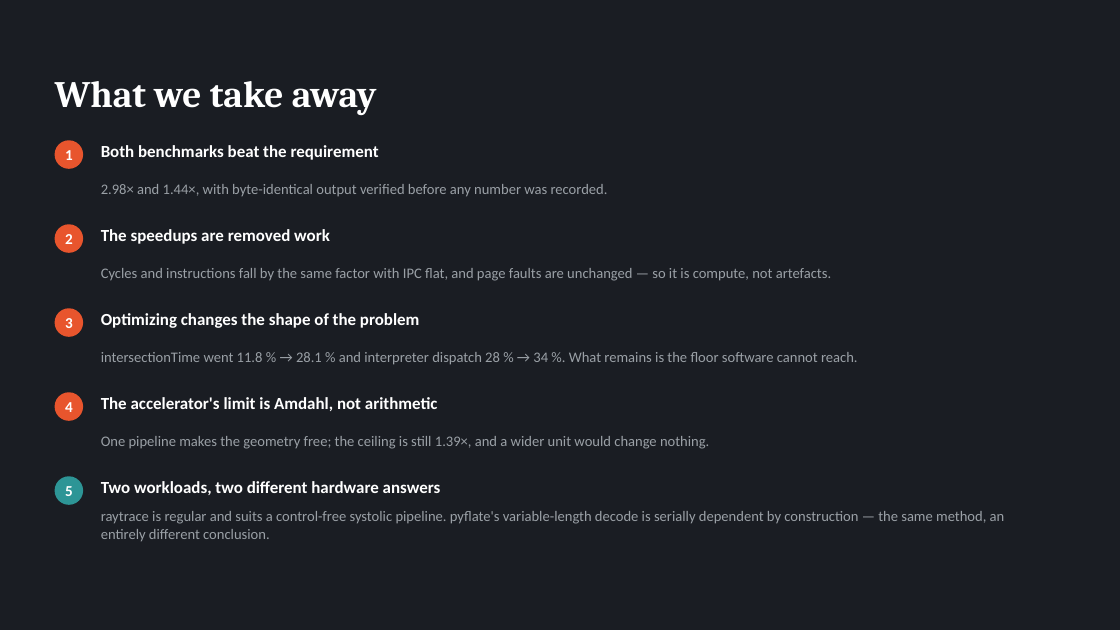
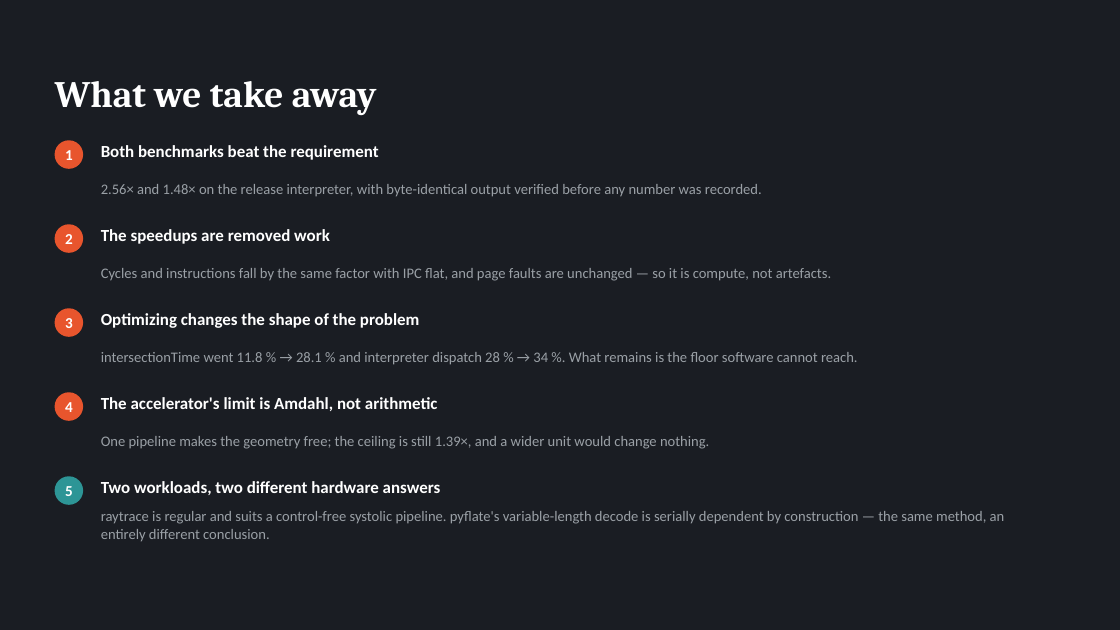
Before and after one commit to AhmadAbdAlhleem/hwsw-project, a slide deck: slide 20 of presentation.pptx (slide 19 before the commit). Drawn at 1120x630 pixels with LibreOffice and Linux fonts; fonts in the diff are those of the drawing. Boxes give left, top, right and bottom in pixels: in the first picture for what was removed or moved away, otherwise in the second. Text is boxed around its words. In the diff, an @@ line names an element or a change of style, - is before the commit and + after.

```diff
--- a/presentation.pptx
+++ b/presentation.pptx
@@ text at (x1=101, y1=184, x2=762, y2=197): text changed @@
-2.98× and 1.44×, with byte-identical output verified before any number was recorded.
+2.56× and 1.48× on the release interpreter, with byte-identical output verified before any number was recorded.
```
Also in this commit, not shown: 6 other slides changed, 1 slide added, 12 other files.
